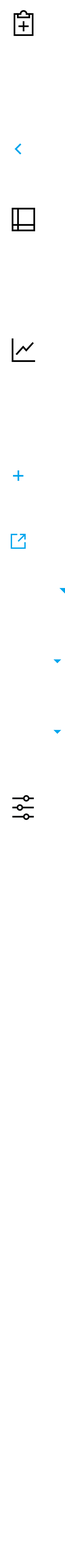
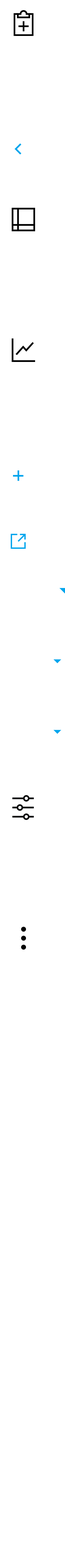
Layered file, before and after one edit (65×1568). Changes by layer:
added group "Hamburger" with 2 layers in group "Artboard 1" over (21, 926, 27, 950)
added layer "Shape 1" (2nd of 2, in "Artboard 1" › "Hamburger") in group "Hamburger" over (21, 926, 27, 950)
